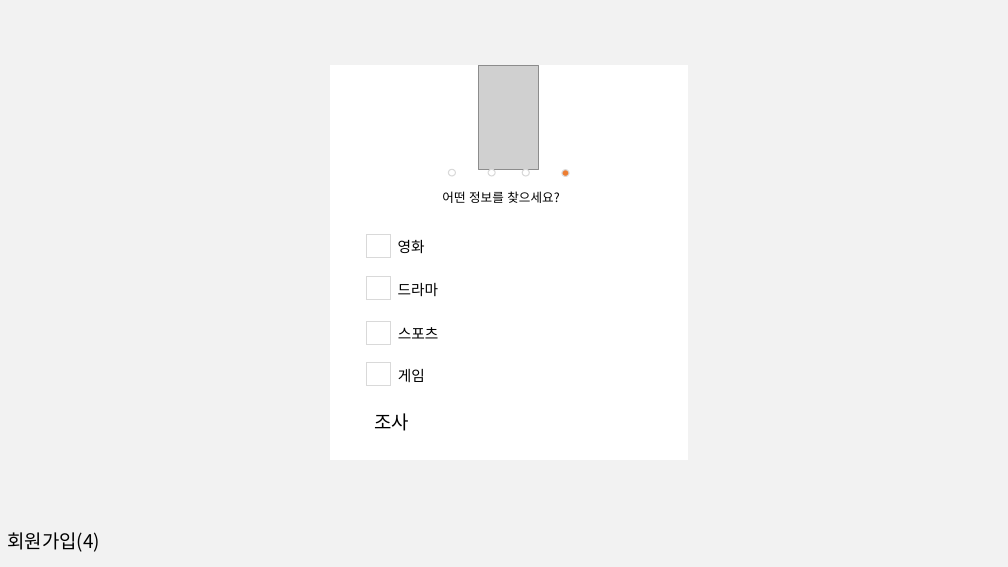
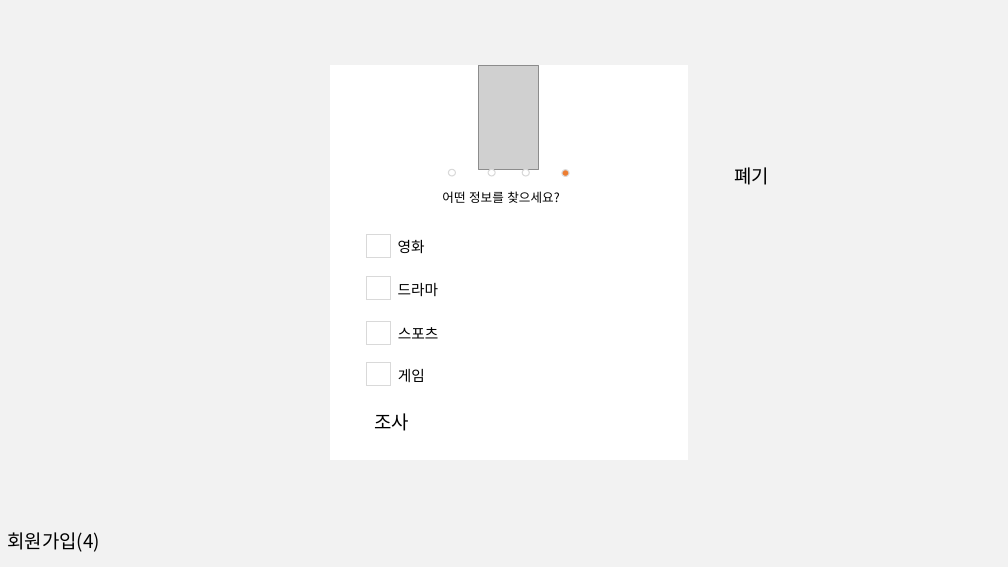
Before and after one commit to What-The-Pork/meeting-log, a slide deck: slide 4 of image/login/회원관리페이지.pptx. Drawn at 1008x567 pixels with LibreOffice and Linux fonts; fonts in the diff are those of the drawing; grey boxes stand for pictures. Boxes give left, top, right and bottom in pixels: in the first picture for what was removed or moved away, otherwise in the second. Text is boxed around its words. In the diff, an @@ line names an element or a change of style, - is before the commit and + after.

```diff
--- a/image/login/회원관리페이지.pptx
+++ b/image/login/회원관리페이지.pptx
@@ text added at <box>734,167,769,185</box>, 18 pt, text #000000 @@
+폐기
```
Also in this commit, not shown: 10 other slides changed.
